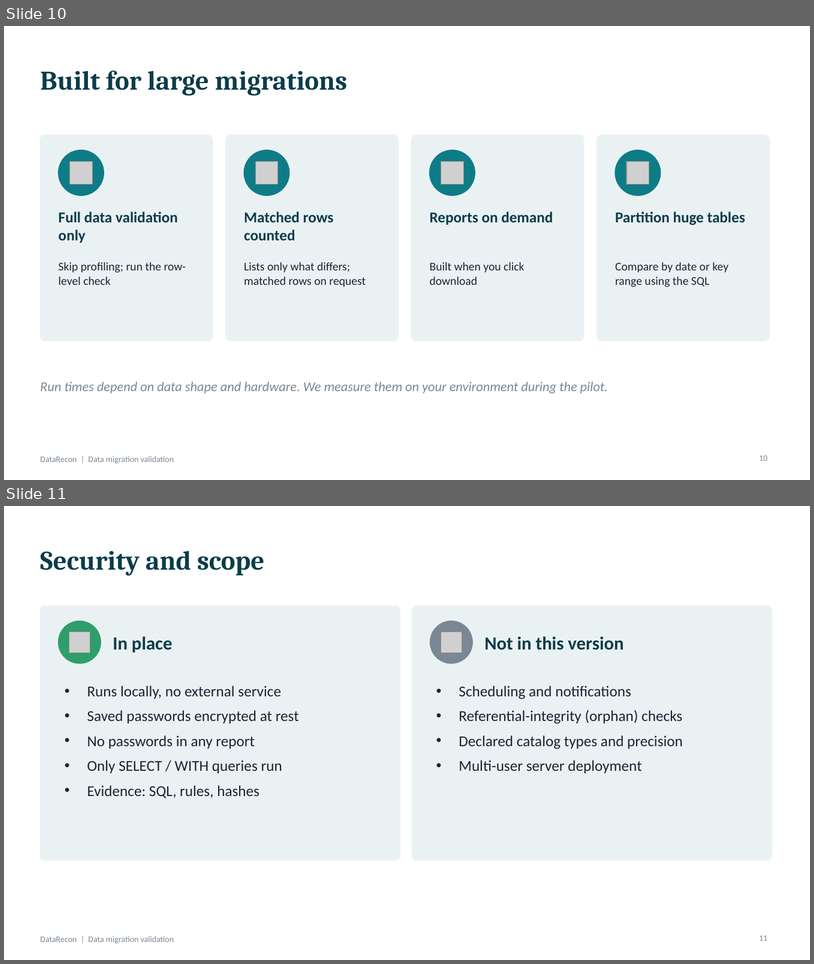
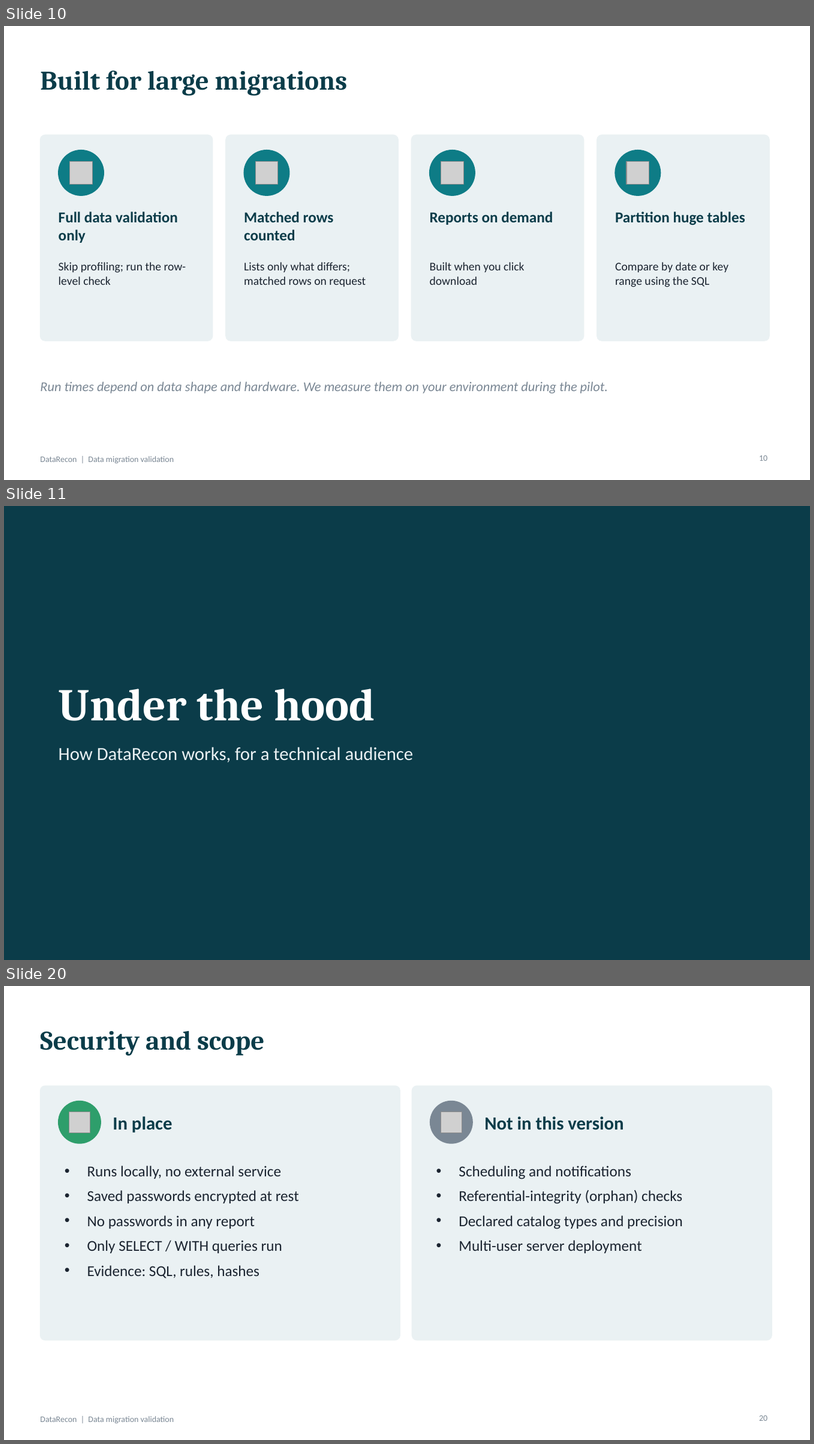
Before and after one commit to mkchandrueee/terraform-project, a slide deck: docs/DataRecon_Client_Presentation.pptx. Shown one above the other, each under a label of ours: slides 10 and 11 before the commit, slides 10, 11 and 20 after it; the slides between them are not shown. The pictures are 814x964 and 814x1444 pixels, drawn with LibreOffice and Linux fonts; fonts in the diff are those of the drawing; grey boxes stand for pictures. Boxes give left, top, right and bottom in pixels: in the first picture for what was removed or moved away, otherwise in the second. Text is boxed around its words. In the diff, an @@ line names an element or a change of style, - is before the commit and + after.

```diff
--- a/docs/DataRecon_Client_Presentation.pptx
+++ b/docs/DataRecon_Client_Presentation.pptx
@@ slide 11 added at [4, 506, 810, 960], background #0B3C49 @@
@@ title added at [59, 688, 375, 721], 54 pt, text #FFFFFF, bold @@
+Under the hood
@@ text added at [59, 747, 414, 762], 22 pt, text #EAF1F3 @@
+How DataRecon works, for a technical audience
@@ what was slide 11 is now slide 20 @@
@@ page number at [759, 1415, 768, 1420]: text changed @@
-11
+20
```
Also in this commit, not shown: 8 other slides added.
